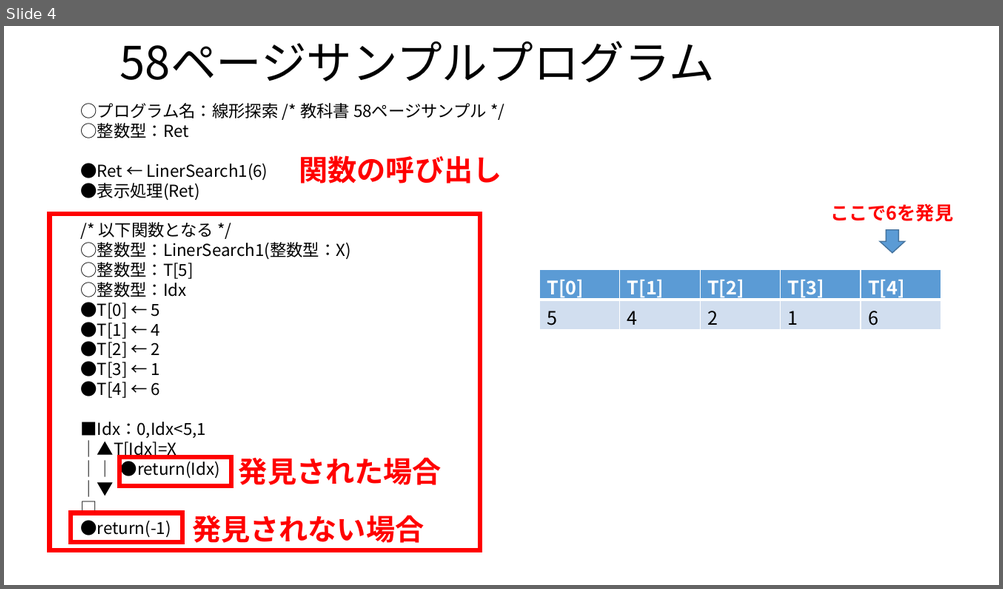
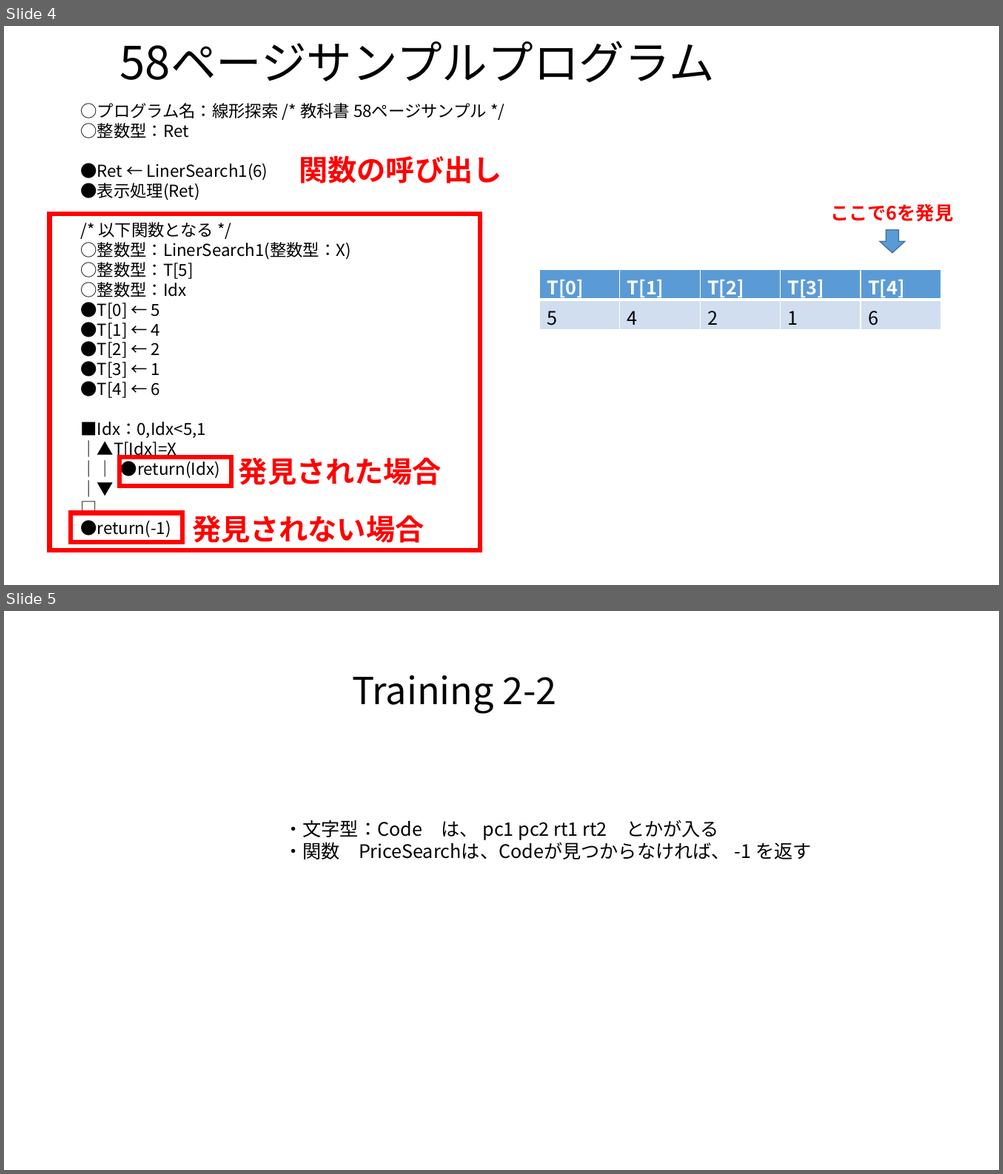
Before and after one commit to masakage/algorithm, a slide deck: docs/第10回探索アルゴリズム.pptx. Shown one above the other, each under a label of ours: slide 4 before the commit, slides 4 and 5 after it. The pictures are 1003x589 and 1003x1174 pixels, drawn with LibreOffice and Linux fonts; fonts in the diff are those of the drawing. Boxes give left, top, right and bottom in pixels: in the first picture for what was removed or moved away, otherwise in the second. Text is boxed around its words. In the diff, an @@ line names an element or a change of style, - is before the commit and + after.

```diff
--- a/docs/第10回探索アルゴリズム.pptx
+++ b/docs/第10回探索アルゴリズム.pptx
@@ slide 5 added at [4,611,999,1170], background #FFFFFF @@
@@ text added at [352,675,556,714], 36 pt, text #000000 @@
+Training 2-2
@@ text added at [284,820,811,860], 18 pt, text #000000 @@
+・文字型：Code は、 pc1 pc2 rt1 rt2 とかが入る
+・関数 PriceSearchは、Codeが見つからなければ、 -1 を返す
```
Also in this commit, not shown: 1 slide changed, 4 other slides added, 2 other files.
